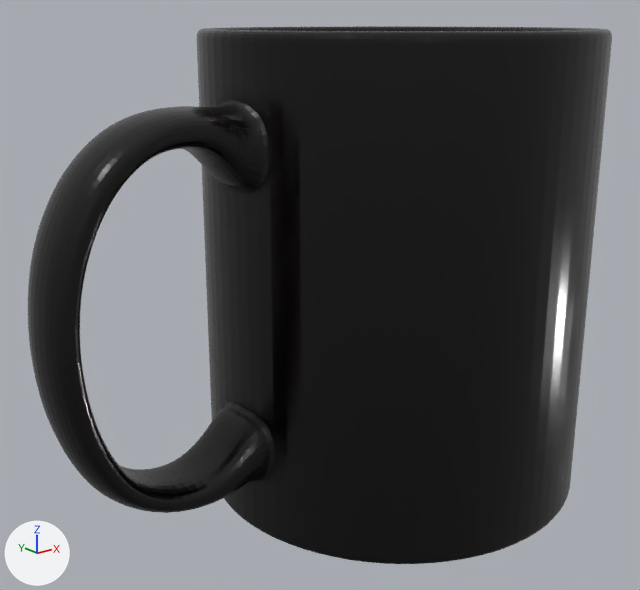
Two versions of the glTF model assets/models/opt/sr_dishware_mug_coffee_a01.glb, one commit apart.
Camera for both pictures: a 50 mm camera at (-0.1284, -0.1347, 0.0993) aimed at (-0.0209, -0.0004, 0.0455). The lights are fixed; the arrows at lower left show +X, +Y and +Z. The first picture is the older version. Where no turn or scale is listed for an object, it has been applied to the vertices.

The scene before the commit, as lines of its bpy script (objects in view):
```python
mat_material_0 = bpy.data.materials.new('Material_0')
mat_material_0.use_nodes = True; mat_material_0.node_tree.nodes.clear()
_N = mat_material_0.node_tree.nodes; _L = mat_material_0.node_tree.links
n0 = _N.new('ShaderNodeBsdfPrincipled'); n0.name = 'Principled BSDF'
n1 = _N.new('ShaderNodeOutputMaterial'); n1.name = 'Material Output'
n2 = _N.new('ShaderNodeMix'); n2.name = 'Mix'
n2.data_type = 'RGBA'
n2.blend_type = 'MULTIPLY'
n2.inputs[0].default_value = 1.0  # 'Factor'
n2.inputs[7].default_value = (0.00392, 0.00392, 0.00392, 1.0)  # 'B', black #0d0d0d
n3 = _N.new('ShaderNodeTexImage'); n3.name = 'Image Texture'
n3.image = img_image_0
n4 = _N.new('ShaderNodeSeparateColor'); n4.name = 'Separate Color'
n5 = _N.new('ShaderNodeTexImage'); n5.name = 'Image Texture.001'
n5.image = img_image_2
n6 = _N.new('ShaderNodeNormalMap'); n6.name = 'Normal Map'
n6.uv_map = 'UVMap'
n7 = _N.new('ShaderNodeTexImage'); n7.name = 'Image Texture.002'
n7.image = img_image_1
_L.new(n0.outputs[0], n1.inputs[0])  # 'BSDF' to 'Surface'
_L.new(n2.outputs[2], n0.inputs[0])  # 'Result' to 'Base Color'
_L.new(n3.outputs[0], n2.inputs[6])  # 'Color' to 'A'
_L.new(n4.outputs[2], n0.inputs[1])  # 'Blue' to 'Metallic'
_L.new(n4.outputs[1], n0.inputs[2])  # 'Green' to 'Roughness'
_L.new(n5.outputs[0], n4.inputs[0])  # 'Color' to 'Color'
_L.new(n6.outputs[0], n0.inputs[5])  # 'Normal' to 'Normal'
_L.new(n7.outputs[0], n6.inputs[1])  # 'Color' to 'Color'
me_geometry_0 = bpy.data.meshes.new('geometry_0')
me_geometry_0.from_pydata(...)  # 5183 vertices, 10366 faces; spans x -0.0604..0.0604, y -0.0405..0.0405, z -0.0486..0.0486
me_geometry_0.materials.append(mat_material_0)
ob_body_01_mesh_00 = bpy.data.objects.new('body_01_mesh_00', me_geometry_0)
ob_body_01_mesh_00.location = (-0.0199, 0.0, 0.0486)
```
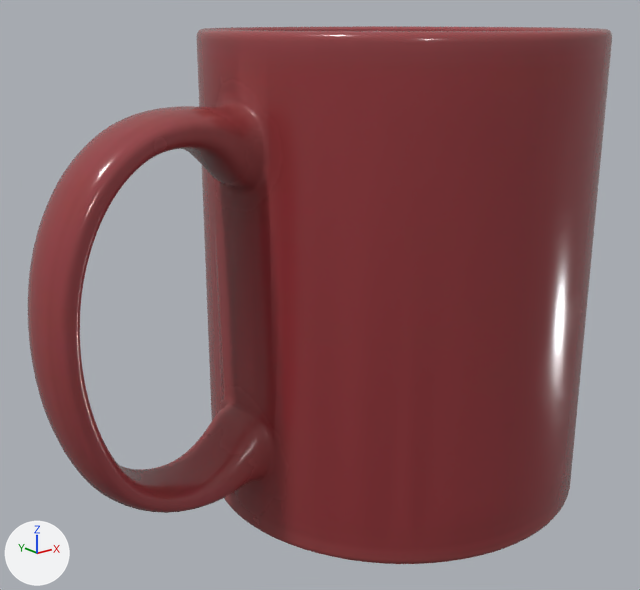
Location of each change, [x1, y1, x2, y2] in pixels of the pictures (640 x 590 px):
'body_01_mesh_00', recoloured (black to red)
    both: [28, 26, 612, 564]

What changed in the scene script:
```text
Change mat_material_0:
    remove n2 = _N.new('ShaderNodeMix'); n2.name = 'Mix'
    remove n2.data_type = 'RGBA'
    remove n2.blend_type = 'MULTIPLY'
    remove n2.inputs[0].default_value = 1.0  # 'Factor'
    remove n2.inputs[7].default_value = (0.00392, 0.00392, 0.00392, 1.0)  # 'B', black #0d0d0d
    where n0 = _N.new('ShaderNodeBsdfPrincipled'); n0.name = 'Principled BSDF'
    where n3 = _N.new('ShaderNodeTexImage'); n3.name = 'Image Texture'
    remove _L.new(n2.outputs[2], n0.inputs[0])  # 'Result' to 'Base Color'
    remove _L.new(n3.outputs[0], n2.inputs[6])  # 'Color' to 'A'
    add _L.new(n3.outputs[0], n0.inputs[0])  # 'Color' to 'Base Color'
```
